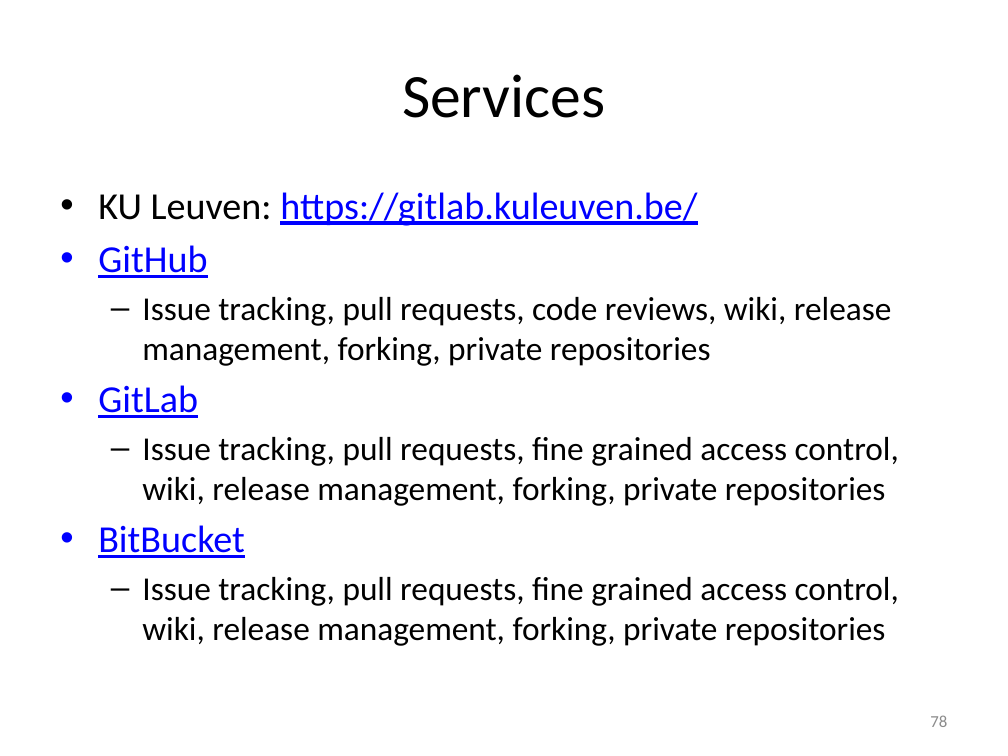
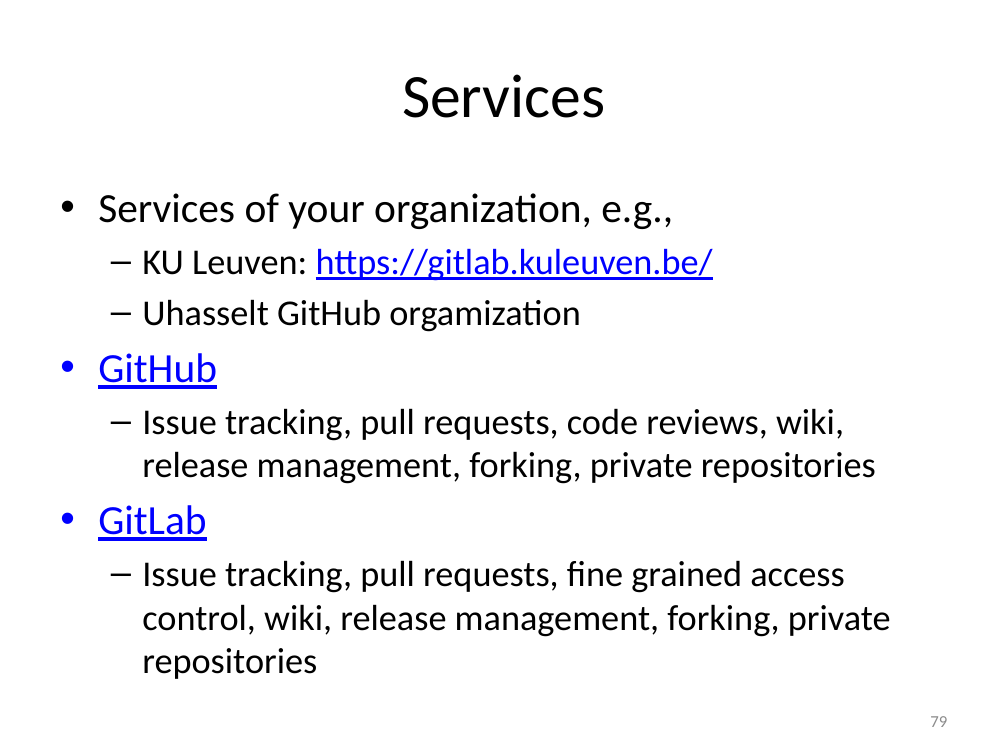
Before and after one commit to gjbex/Version-control-with-git, a slide deck: slide 79 of version_control_git.pptx (slide 78 before the commit). Drawn at 1008x756 pixels with LibreOffice and Linux fonts; fonts in the diff are those of the drawing. Boxes give left, top, right and bottom in pixels: in the first picture for what was removed or moved away, otherwise in the second. Text is boxed around its words. In the diff, an @@ line names an element or a change of style, - is before the commit and + after.

```diff
--- a/version_control_git.pptx
+++ b/version_control_git.pptx
@@ text at (98,193,673,229): paragraph added @@
+• Services of your organization, e.g.,
@@ text at (98,248,891,679): size 27.2 to 25.9 pt in "KU Leuven: https://gitlab.kuleuven.be/"; size 27.2 to 29.6 pt in "GitHub", "GitLab"; size 23.8 to 25.9 pt in "Issue tracking, pull requests, code reviews, wiki, ...", "Issue tracking, pull requests, fine grained access ..."; bullet • to –; list level 1 to 2 in "KU Leuven: https://gitlab.kuleuven.be/" @@
@@ text at (142,299,581,332): paragraph added @@
+  – Uhasselt GitHub orgamization
@@ text at (98,525,899,646): paragraphs removed @@
-• BitBucket
-  – Issue tracking, pull requests, fine grained access control, wiki, release management, forking, private repositories
@@ page number at (930,716,947,727): text changed @@
-78
+79
```
Also in this commit, not shown: 1 other slide changed, 1 slide added.
